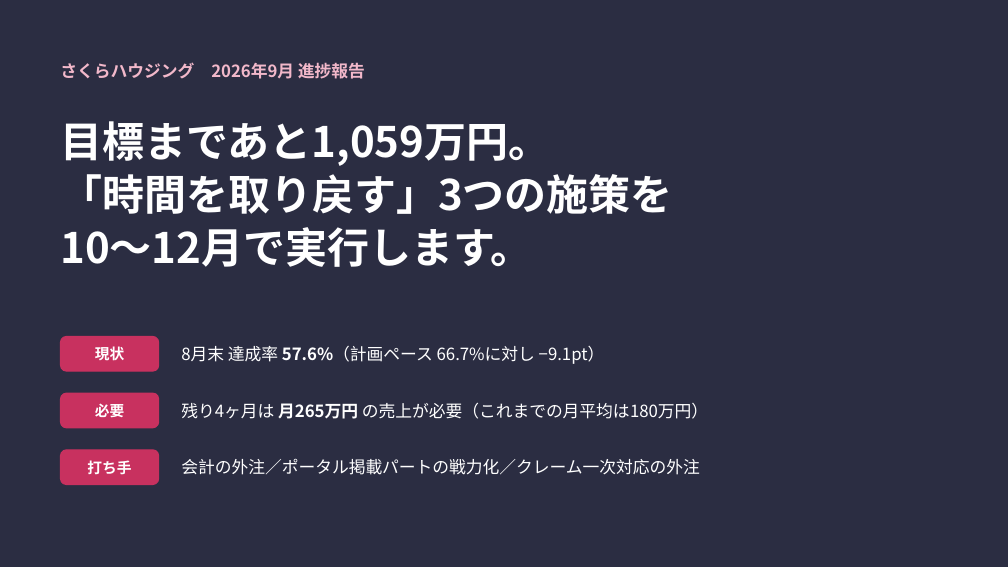
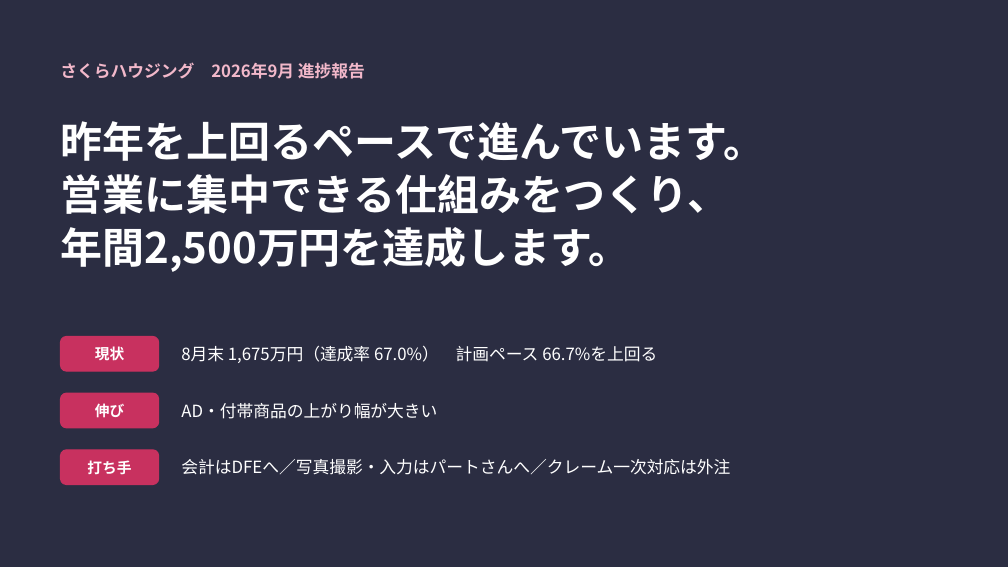
Before and after one commit to kowyandrew/-, a slide deck: slide 1 of sakura-housing-progress/さくらハウジング_進捗報告_改訂版.pptx. Drawn at 1008x567 pixels with LibreOffice and Linux fonts; fonts in the diff are those of the drawing. Boxes give left, top, right and bottom in pixels: in the first picture for what was removed or moved away, otherwise in the second. Text is boxed around its words. In the diff, an @@ line names an element or a change of style, - is before the commit and + after.

```diff
--- a/sakura-housing-progress/さくらハウジング_進捗報告_改訂版.pptx
+++ b/sakura-housing-progress/さくらハウジング_進捗報告_改訂版.pptx
@@ text at <box>60,121,765,272</box>: text changed @@
-目標まであと1,059万円。
-「時間を取り戻す」3つの施策を
-10〜12月で実行します。
+昨年を上回るペースで進んでいます。
+営業に集中できる仕組みをつくり、
+年間2,500万円を達成します。
@@ text at <box>181,346,657,363</box>: text changed @@
-8月末 達成率 57.6%（計画ペース 66.7%に対し −9.1pt）
+8月末 1,675万円（達成率 67.0%） 計画ペース 66.7%を上回る
@@ text at <box>95,403,124,418</box>: text changed @@
-必要
+伸び
@@ text at <box>181,403,437,419</box>: text changed @@
-残り4ヶ月は 月265万円 の売上が必要（これまでの月平均は180万円）
+AD・付帯商品の上がり幅が大きい
@@ text at <box>181,459,730,475</box>: text changed @@
-会計の外注／ポータル掲載パートの戦力化／クレーム一次対応の外注
+会計はDFEへ／写真撮影・入力はパートさんへ／クレーム一次対応は外注
```
Also in this commit, not shown: 3 other slides changed, 1 slide added, 1 slide removed, 2 other files.
